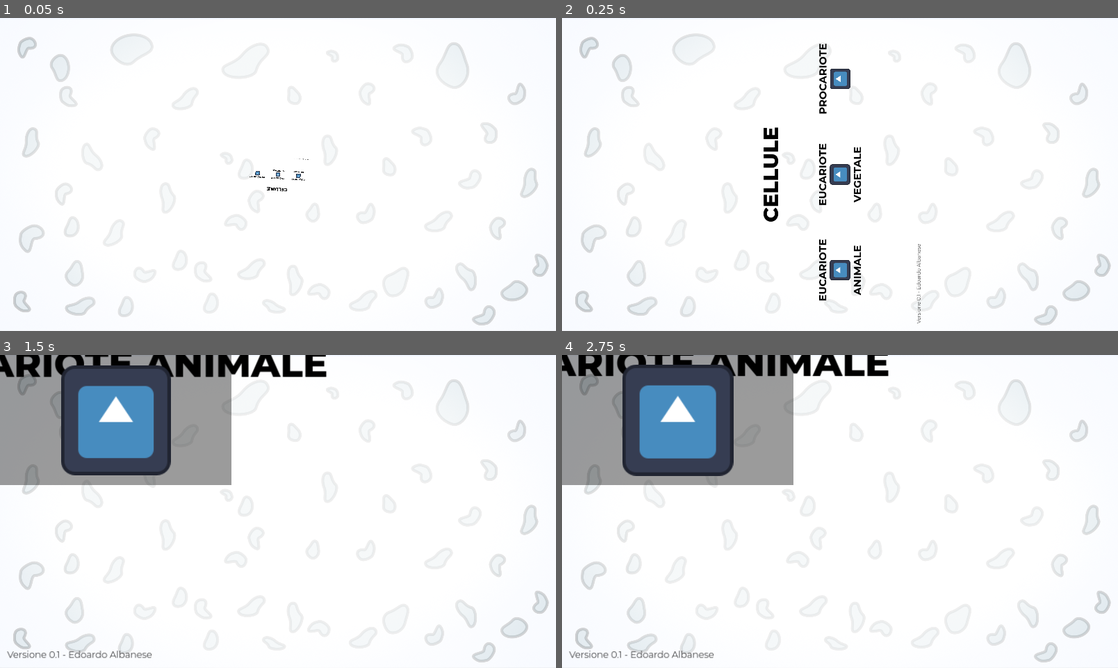
Above: before the commit, frames 1-4 (two rows, left to right).
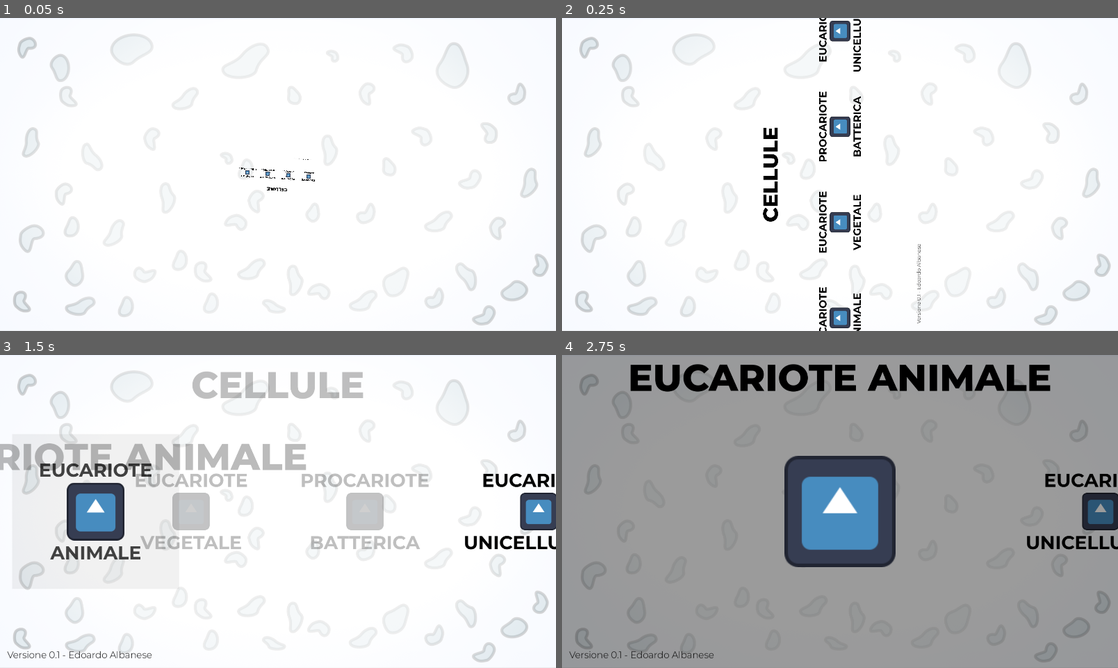
Above: after the commit, the same moments.

Repository: edoardo-albanese/Cellule
Game: Godot game, scene res://ScenesAndScripts/start_menu.tscn
Two runs of this game, one before a commit and one after it. Both use one fixed random seed, a clock stepped at 60 frames per second and the inputs below. The engine's default icon, where the game draws it, is replaced by a stand-in: a white triangle on a blue panel in a dark square.
Inputs (mouse positions are in pixels of both pictures, inside the frame that each line leads up to):
- Up to frame 1 (0.05 s): no input
- Up to frame 2 (0.25 s): no input
- Up to frame 3 (1.5 s): click (105, 511) at 0.52 s; click (16, 511) at 1.27 s
- Up to frame 4 (2.75 s): no input

The runs differ from the first frame. In frame 1, 0.2% of the frame differs, in the area x 43-57%, y 44-56%; in frame 2, 3.4%; in frame 3, 26%; in frame 4, 91%, in the area x 0-100%, y 0-100%.

Commit message:
fixed expanding issue

Diff:
--- a/ScenesAndScripts/Global.gd
+++ b/ScenesAndScripts/Global.gd
@@ -1,6 +1,6 @@
 extends Node
 
-enum CELLULE {Animale, Vegetale, Procariote}
+enum CELLULE {Animale, Vegetale, Procariote, Unicellulare}
 
 signal cell_clicked()
 
--- a/ScenesAndScripts/cellula.tscn
+++ b/ScenesAndScripts/cellula.tscn
@@ -6,6 +6,129 @@
 [ext_resource type="Theme" uid="uid://4mhcgqyv70ps" path="res://ScenesAndScripts/h1.tres" id="2_v3th2"]
 [ext_resource type="Theme" uid="uid://dd2bm2fq8538" path="res://ScenesAndScripts/container.tres" id="3_k5iv2"]
 [ext_resource type="Script" path="res://ScenesAndScripts/enlarger.gd" id="4_ixk88"]
+
+[sub_resource type="Animation" id="Animation_6bl8d"]
+length = 0.001
+tracks/0/type = "value"
+tracks/0/imported = false
+tracks/0/enabled = true
+tracks/0/path = NodePath("Container/ColorRect:visible")
+tracks/0/interp = 1
+tracks/0/loop_wrap = true
+tracks/0/keys = {
+"times": PackedFloat32Array(0),
+"transitions": PackedFloat32Array(1),
+"update": 1,
+"values": [false]
+}
+tracks/1/type = "value"
+tracks/1/imported = false
+tracks/1/enabled = true
+tracks/1/path = NodePath("Container/ColorRect:modulate")
+tracks/1/interp = 1
+tracks/1/loop_wrap = true
+tracks/1/keys = {
+"times": PackedFloat32Array(0),
+"transitions": PackedFloat32Array(1),
+"update": 0,
+"values": [Color(1, 1, 1, 0)]
+}
+tracks/2/type = "value"
+tracks/2/imported = false
+tracks/2/enabled = true
+tracks/2/path = NodePath("Container/MarginContainer/Center/UpText:modulate")
+tracks/2/interp = 1
+tracks/2/loop_wrap = true
+tracks/2/keys = {
+"times": PackedFloat32Array(0),
+"transitions": PackedFloat32Array(1),
+"update": 0,
+"values": [Color(1, 1, 1, 1)]
+}
+tracks/3/type = "value"
+tracks/3/imported = false
+tracks/3/enabled = true
+tracks/3/path = NodePath("Container/MarginContainer/Center/DownText:modulate")
+tracks/3/interp = 1
+tracks/3/loop_wrap = true
+tracks/3/keys = {
+"times": PackedFloat32Array(0),
+"transitions": PackedFloat32Array(1),
+"update": 0,
+"values": [Color(1, 1, 1, 1)]
+}
+tracks/4/type = "value"
+tracks/4/imported = false
+tracks/4/enabled = true
+tracks/4/path = NodePath("Container/MarginContainer/Center/Image:disabled")
+tracks/4/interp = 1
+tracks/4/loop_wrap = true
+tracks/4/keys = {
+"times": PackedFloat32Array(0),
+"transitions": PackedFloat32Array(1),
+"update": 1,
+"values": [false]
+}
+tracks/5/type = "value"
+tracks/5/imported = false
+tracks/5/enabled = true
+tracks/5/path = NodePath("Container/MarginContainer/Title:modulate")
+tracks/5/interp = 1
+tracks/5/loop_wrap = true
+tracks/5/keys = {
+"times": PackedFloat32Array(0),
+"transitions": PackedFloat32Array(1),
+"update": 0,
+"values": [Color(1, 1, 1, 1)]
+}
+tracks/6/type = "value"
+tracks/6/imported = false
+tracks/6/enabled = true
+tracks/6/path = NodePath("Container/MarginContainer/Title:visible")
+tracks/6/interp = 1
+tracks/6/loop_wrap = true
+tracks/6/keys = {
+"times": PackedFloat32Array(0),
+"transitions": PackedFloat32Array(1),
+"update": 1,
+"values": [false]
+}
+tracks/7/type = "value"
+tracks/7/imported = false
+tracks/7/enabled = true
+tracks/7/path = NodePath("Container/MarginContainer/Notes:visible")
+tracks/7/interp = 1
+tracks/7/loop_wrap = true
+tracks/7/keys = {
+"times": PackedFloat32Array(0),
+"transitions": PackedFloat32Array(1),
+"update": 1,
+"values": [false]
+}
+tracks/8/type = "value"
+tracks/8/imported = false
+tracks/8/enabled = true
+tracks/8/path = NodePath("Container:anchors_preset")
+tracks/8/interp = 1
+tracks/8/loop_wrap = true
+tracks/8/keys = {
+"times": PackedFloat32Array(0),
+"transitions": PackedFloat32Array(1),
+"update": 1,
+"values": [8]
+}
+tracks/9/type = "value"
+tracks/9/imported = false
+tracks/9/enabled = true
+tracks/9/path = NodePath("Container/MarginContainer/Center/Image:custom_minimum_size")
+tracks/9/interp = 1
+tracks/9/loop_wrap = true
+tracks/9/keys = {
+"times": PackedFloat32Array(0),
+"transitions": PackedFloat32Array(1),
+"update": 0,
+"values": [Vector2(128, 128)]
+}
 
 [sub_resource type="Animation" id="Animation_7ykny"]
 resource_name = "transition"
@@ -118,129 +241,6 @@
 "values": [15]
 }
 
-[sub_resource type="Animation" id="Animation_6bl8d"]
-length = 0.001
-tracks/0/type = "value"
-tracks/0/imported = false
-tracks/0/enabled = true
-tracks/0/path = NodePath("Container/ColorRect:visible")
-tracks/0/interp = 1
-tracks/0/loop_wrap = true
-tracks/0/keys = {
-"times": PackedFloat32Array(0),
-"transitions": PackedFloat32Array(1),
-"update": 1,
-"values": [false]
-}
-tracks/1/type = "value"
-tracks/1/imported = false
-tracks/1/enabled = true
-tracks/1/path = NodePath("Container/ColorRect:modulate")
-tracks/1/interp = 1
-tracks/1/loop_wrap = true
-tracks/1/keys = {
-"times": PackedFloat32Array(0),
-"transitions": PackedFloat32Array(1),
-"update": 0,
-"values": [Color(1, 1, 1, 0)]
-}
-tracks/2/type = "value"
-tracks/2/imported = false
-tracks/2/enabled = true
-tracks/2/path = NodePath("Container/MarginContainer/Center/UpText:modulate")
-tracks/2/interp = 1
-tracks/2/loop_wrap = true
-tracks/2/keys = {
-"times": PackedFloat32Array(0),
-"transitions": PackedFloat32Array(1),
-"update": 0,
-"values": [Color(1, 1, 1, 1)]
-}
-tracks/3/type = "value"
-tracks/3/imported = false
-tracks/3/enabled = true
-tracks/3/path = NodePath("Container/MarginContainer/Center/DownText:modulate")
-tracks/3/interp = 1
-tracks/3/loop_wrap = true
-tracks/3/keys = {
-"times": PackedFloat32Array(0),
-"transitions": PackedFloat32Array(1),
-"update": 0,
-"values": [Color(1, 1, 1, 1)]
-}
-tracks/4/type = "value"
-tracks/4/imported = false
-tracks/4/enabled = true
-tracks/4/path = NodePath("Container/MarginContainer/Center/Image:disabled")
-tracks/4/interp = 1
-tracks/4/loop_wrap = true
-tracks/4/keys = {
-"times": PackedFloat32Array(0),
-"transitions": PackedFloat32Array(1),
-"update": 1,
-"values": [false]
-}
-tracks/5/type = "value"
-tracks/5/imported = false
-tracks/5/enabled = true
-tracks/5/path = NodePath("Container/MarginContainer/Title:modulate")
-tracks/5/interp = 1
-tracks/5/loop_wrap = true
-tracks/5/keys = {
-"times": PackedFloat32Array(0),
-"transitions": PackedFloat32Array(1),
-"update": 0,
-"values": [Color(1, 1, 1, 1)]
-}
-tracks/6/type = "value"
-tracks/6/imported = false
-tracks/6/enabled = true
-tracks/6/path = NodePath("Container/MarginContainer/Title:visible")
-tracks/6/interp = 1
-tracks/6/loop_wrap = true
-tracks/6/keys = {
-"times": PackedFloat32Array(0),
-"transitions": PackedFloat32Array(1),
-"update": 1,
-"values": [false]
-}
-tracks/7/type = "value"
-tracks/7/imported = false
-tracks/7/enabled = true
-tracks/7/path = NodePath("Container/MarginContainer/Notes:visible")
-tracks/7/interp = 1
-tracks/7/loop_wrap = true
-tracks/7/keys = {
-"times": PackedFloat32Array(0),
-"transitions": PackedFloat32Array(1),
-"update": 1,
-"values": [false]
-}
-tracks/8/type = "value"
-tracks/8/imported = false
-tracks/8/enabled = true
-tracks/8/path = NodePath("Container:anchors_preset")
-tracks/8/interp = 1
-tracks/8/loop_wrap = true
-tracks/8/keys = {
-"times": PackedFloat32Array(0),
-"transitions": PackedFloat32Array(1),
-"update": 1,
-"values": [8]
-}
-tracks/9/type = "value"
-tracks/9/imported = false
-tracks/9/enabled = true
-tracks/9/path = NodePath("Container/MarginContainer/Center/Image:custom_minimum_size")
-tracks/9/interp = 1
-tracks/9/loop_wrap = true
-tracks/9/keys = {
-"times": PackedFloat32Array(0),
-"transitions": PackedFloat32Array(1),
-"update": 0,
-"values": [Vector2(128, 128)]
-}
-
 [sub_resource type="AnimationLibrary" id="AnimationLibrary_0of13"]
 _data = {
 "RESET": SubResource("Animation_6bl8d"),
@@ -273,8 +273,6 @@
 anchors_preset = 15
 anchor_right = 1.0
 anchor_bottom = 1.0
-offset_top = -1.0
-offset_bottom = -1.0
 grow_horizontal = 2
 grow_vertical = 2
 color = Color(0, 0, 0, 0.392157)
--- a/ScenesAndScripts/enlarger.gd
+++ b/ScenesAndScripts/enlarger.gd
@@ -15,7 +15,8 @@
 	normal_pos = actor.global_position
 
 func enlarge():
-	max_size = get_window().size
+	max_size = Vector2(1920,1080)
+	print(max_size)
 	central_pos = Vector2.ZERO
 
 	var tween = create_tween()
--- a/ScenesAndScripts/start_menu.tscn
+++ b/ScenesAndScripts/start_menu.tscn
@@ -5,6 +5,69 @@
 [ext_resource type="Theme" uid="uid://cbltnk5o02lj8" path="res://ScenesAndScripts/sub_text.tres" id="2_3xt01"]
 [ext_resource type="Texture2D" uid="uid://crq8qwkp51b4b" path="res://Art/Background.png" id="2_8mpuf"]
 [ext_resource type="PackedScene" uid="uid://dbn2v57cf0mse" path="res://ScenesAndScripts/cellula.tscn" id="3_xhefl"]
+
+[sub_resource type="Animation" id="Animation_eisty"]
+length = 0.001
+tracks/0/type = "value"
+tracks/0/imported = false
+tracks/0/enabled = true
+tracks/0/path = NodePath("MarginContainer:scale")
+tracks/0/interp = 1
+tracks/0/loop_wrap = true
+tracks/0/keys = {
+"times": PackedFloat32Array(0),
+"transitions": PackedFloat32Array(1),
+"update": 0,
+"values": [Vector2(1, 1)]
+}
+tracks/1/type = "value"
+tracks/1/imported = false
+tracks/1/enabled = true
+tracks/1/path = NodePath("MarginContainer:rotation")
+tracks/1/interp = 1
+tracks/1/loop_wrap = true
+tracks/1/keys = {
+"times": PackedFloat32Array(0),
+"transitions": PackedFloat32Array(1),
+"update": 0,
+"values": [6.28319]
+}
+tracks/2/type = "value"
+tracks/2/imported = false
+tracks/2/enabled = true
+tracks/2/path = NodePath("MarginContainer/Cells/EucarioteAnimale:process_mode")
+tracks/2/interp = 1
+tracks/2/loop_wrap = true
+tracks/2/keys = {
+"times": PackedFloat32Array(0),
+"transitions": PackedFloat32Array(1),
+"update": 1,
+"values": [4]
+}
+tracks/3/type = "value"
+tracks/3/imported = false
+tracks/3/enabled = true
+tracks/3/path = NodePath("MarginContainer/Cells/EucarioteVegetale:process_mode")
+tracks/3/interp = 1
+tracks/3/loop_wrap = true
+tracks/3/keys = {
+"times": PackedFloat32Array(0),
+"transitions": PackedFloat32Array(1),
+"update": 1,
+"values": [4]
+}
+tracks/4/type = "value"
+tracks/4/imported = false
+tracks/4/enabled = true
+tracks/4/path = NodePath("MarginContainer/Cells/Procariote:process_mode")
+tracks/4/interp = 1
+tracks/4/loop_wrap = true
+tracks/4/keys = {
+"times": PackedFloat32Array(0),
+"transitions": PackedFloat32Array(1),
+"update": 1,
+"values": [4]
+}
 
 [sub_resource type="Animation" id="Animation_cws7h"]
 resource_name = "enter"
@@ -68,69 +131,6 @@
 "transitions": PackedFloat32Array(1, 1),
 "update": 1,
 "values": [4, 0]
-}
-
-[sub_resource type="Animation" id="Animation_eisty"]
-length = 0.001
-tracks/0/type = "value"
-tracks/0/imported = false
-tracks/0/enabled = true
-tracks/0/path = NodePath("MarginContainer:scale")
-tracks/0/interp = 1
-tracks/0/loop_wrap = true
-tracks/0/keys = {
-"times": PackedFloat32Array(0),
-"transitions": PackedFloat32Array(1),
-"update": 0,
-"values": [Vector2(1, 1)]
-}
-tracks/1/type = "value"
-tracks/1/imported = false
-tracks/1/enabled = true
-tracks/1/path = NodePath("MarginContainer:rotation")
-tracks/1/interp = 1
-tracks/1/loop_wrap = true
-tracks/1/keys = {
-"times": PackedFloat32Array(0),
-"transitions": PackedFloat32Array(1),
-"update": 0,
-"values": [6.28319]
-}
-tracks/2/type = "value"
-tracks/2/imported = false
-tracks/2/enabled = true
-tracks/2/path = NodePath("MarginContainer/Cells/EucarioteAnimale:process_mode")
-tracks/2/interp = 1
-tracks/2/loop_wrap = true
-tracks/2/keys = {
-"times": PackedFloat32Array(0),
-"transitions": PackedFloat32Array(1),
-"update": 1,
-"values": [4]
-}
-tracks/3/type = "value"
-tracks/3/imported = false
-tracks/3/enabled = true
-tracks/3/path = NodePath("MarginContainer/Cells/EucarioteVegetale:process_mode")
-tracks/3/interp = 1
-tracks/3/loop_wrap = true
-tracks/3/keys = {
-"times": PackedFloat32Array(0),
-"transitions": PackedFloat32Array(1),
-"update": 1,
-"values": [4]
-}
-tracks/4/type = "value"
-tracks/4/imported = false
-tracks/4/enabled = true
-tracks/4/path = NodePath("MarginContainer/Cells/Procariote:process_mode")
-tracks/4/interp = 1
-tracks/4/loop_wrap = true
-tracks/4/keys = {
-"times": PackedFloat32Array(0),
-"transitions": PackedFloat32Array(1),
-"update": 1,
-"values": [4]
 }
 
 [sub_resource type="AnimationLibrary" id="AnimationLibrary_fmd8p"]
@@ -210,7 +210,14 @@
 process_mode = 4
 layout_mode = 2
 text1 = "PROCARIOTE"
+text2 = "BATTERICA"
 type = 2
+
+[node name="Unicellulare" parent="MarginContainer/Cells" instance=ExtResource("3_xhefl")]
+process_mode = 4
+layout_mode = 2
+text1 = "EUCARIOTE"
+text2 = "UNICELLULARE"
 
 [node name="AnimationPlayer" type="AnimationPlayer" parent="."]
 libraries = {
--- a/project.godot
+++ b/project.godot
@@ -24,9 +24,7 @@
 
 window/size/viewport_width=1920
 window/size/viewport_height=1080
-window/size/mode=2
-window/stretch/mode="canvas_items"
-window/stretch/aspect="expand"
+window/stretch/mode="viewport"
 
 [rendering]
 
